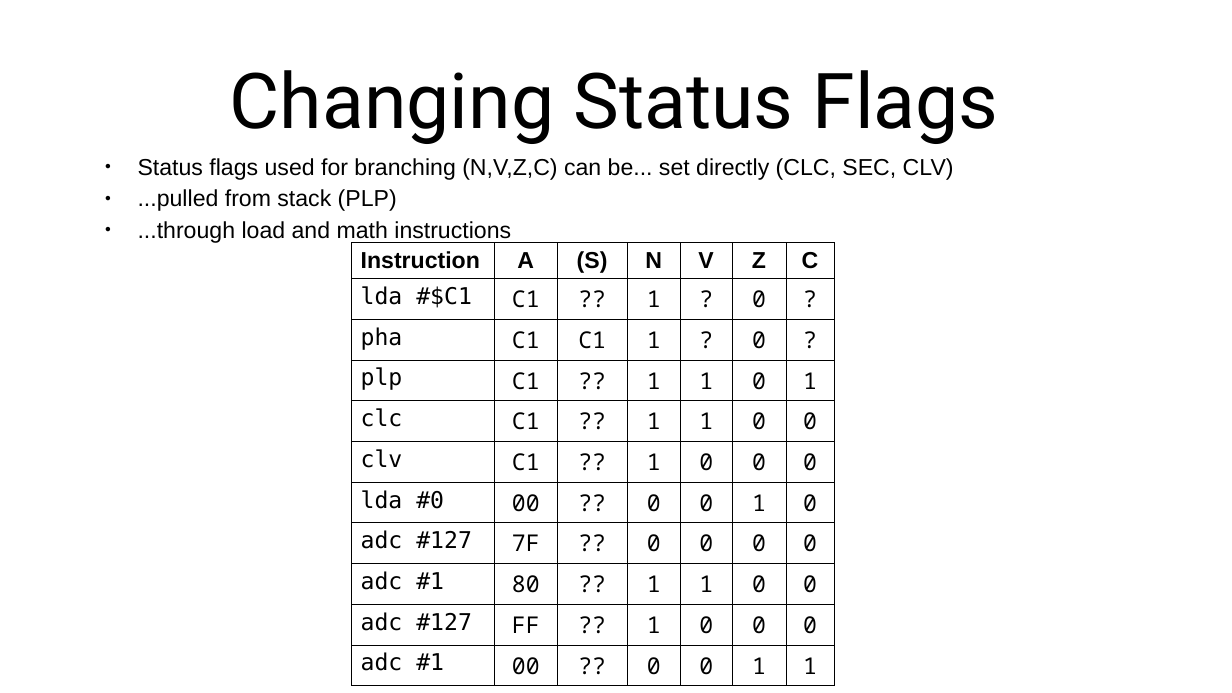
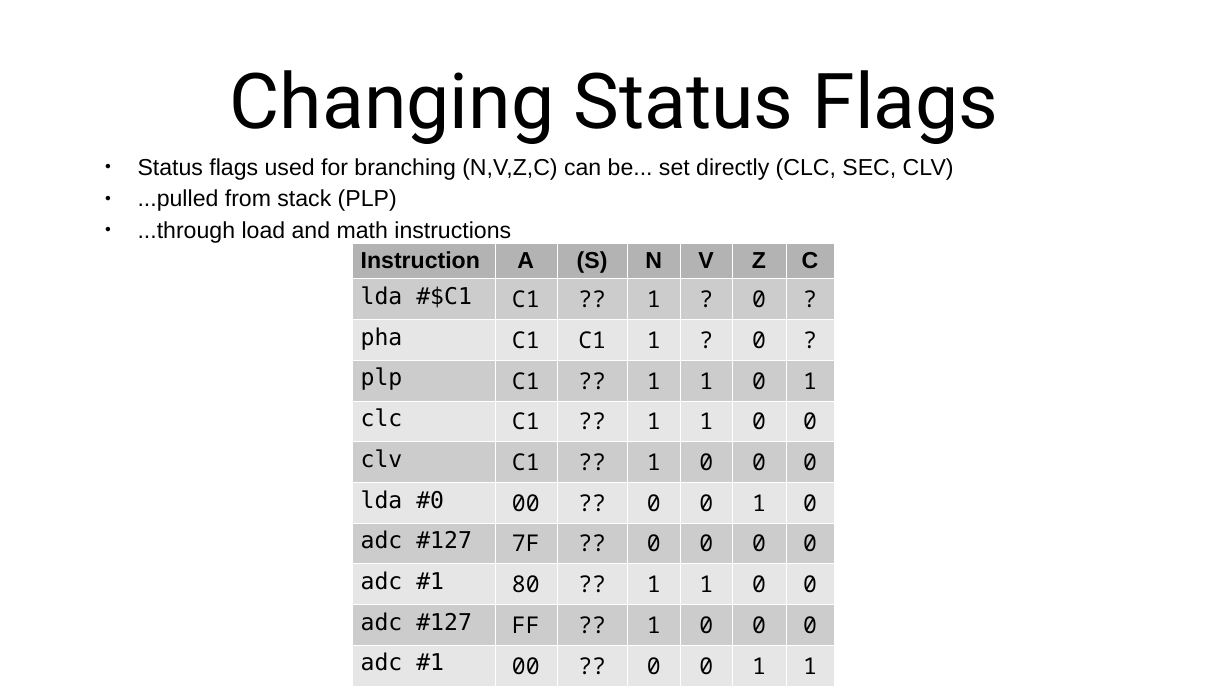
Before and after one commit to SlithyMatt/x16-assembly-tutorial, a slide deck: slide 7 of Lesson3/Lesson3.odp. Drawn at 1232x693 pixels with LibreOffice and Linux fonts; fonts in the diff are those of the drawing. Boxes give left, top, right and bottom in pixels: in the first picture for what was removed or moved away, otherwise in the second. Text is boxed around its words. In the diff, an @@ line names an element or a change of style, - is before the commit and + after.

```diff
--- a/Lesson3/Lesson3.odp
+++ b/Lesson3/Lesson3.odp
@@ table at [351, 243, 833, 679] @@
@@ fill none to #B3B3B3 in row 1 @@
@@ fill none to #CCCCCC in 35 cells @@
@@ fill none to #E6E6E6 in 35 cells @@
@@ borders changed @@
```
Also in this commit, not shown: 2 other slides changed, 1 slide added.
